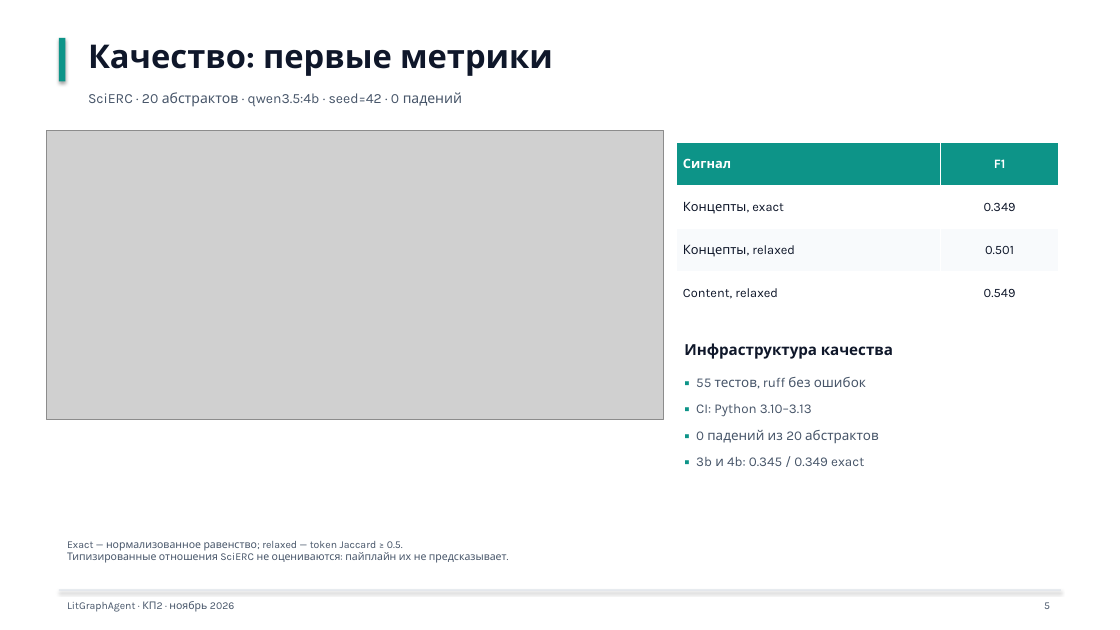
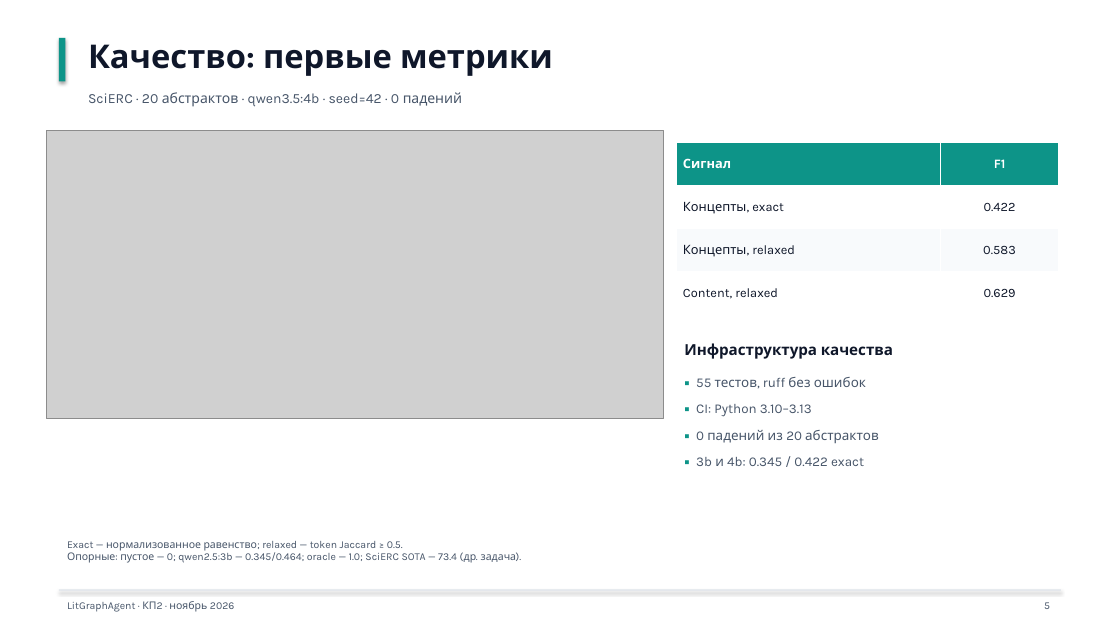
Before and after one commit to Icold21/lit-graph-agent, a slide deck: slide 5 of docs/kp2/kp2_presentation.pptx. Drawn at 1120x630 pixels with LibreOffice and Linux fonts; fonts in the diff are those of the drawing; grey boxes stand for pictures. Boxes give left, top, right and bottom in pixels: in the first picture for what was removed or moved away, otherwise in the second. Text is boxed around its words. In the diff, an @@ line names an element or a change of style, - is before the commit and + after.

```diff
--- a/docs/kp2/kp2_presentation.pptx
+++ b/docs/kp2/kp2_presentation.pptx
@@ table at (676,143,1059,315) @@
-row 2, column 2: 0.349
+row 2, column 2: 0.422
-row 3, column 2: 0.501
+row 3, column 2: 0.583
-row 4, column 2: 0.549
+row 4, column 2: 0.629
@@ text at (696,457,864,466): text changed @@
-▪ 3b и 4b: 0.345 / 0.349 exact
+▪ 3b и 4b: 0.345 / 0.422 exact
@@ text at (67,541,516,563): text changed @@
-Exact — нормализованное равенство; relaxed — token Jaccard ≥ 0.5.
-Типизированные отношения SciERC не оцениваются: пайплайн их не предсказывает.
+Exact — нормализованное равенство; relaxed — token Jaccard ≥ 0.5.
+Опорные: пустое — 0; qwen2.5:3b — 0.345/0.464; oracle — 1.0; SciERC SOTA — 73.4 (др. задача).
```
Also in this commit, not shown: 6 other files.
